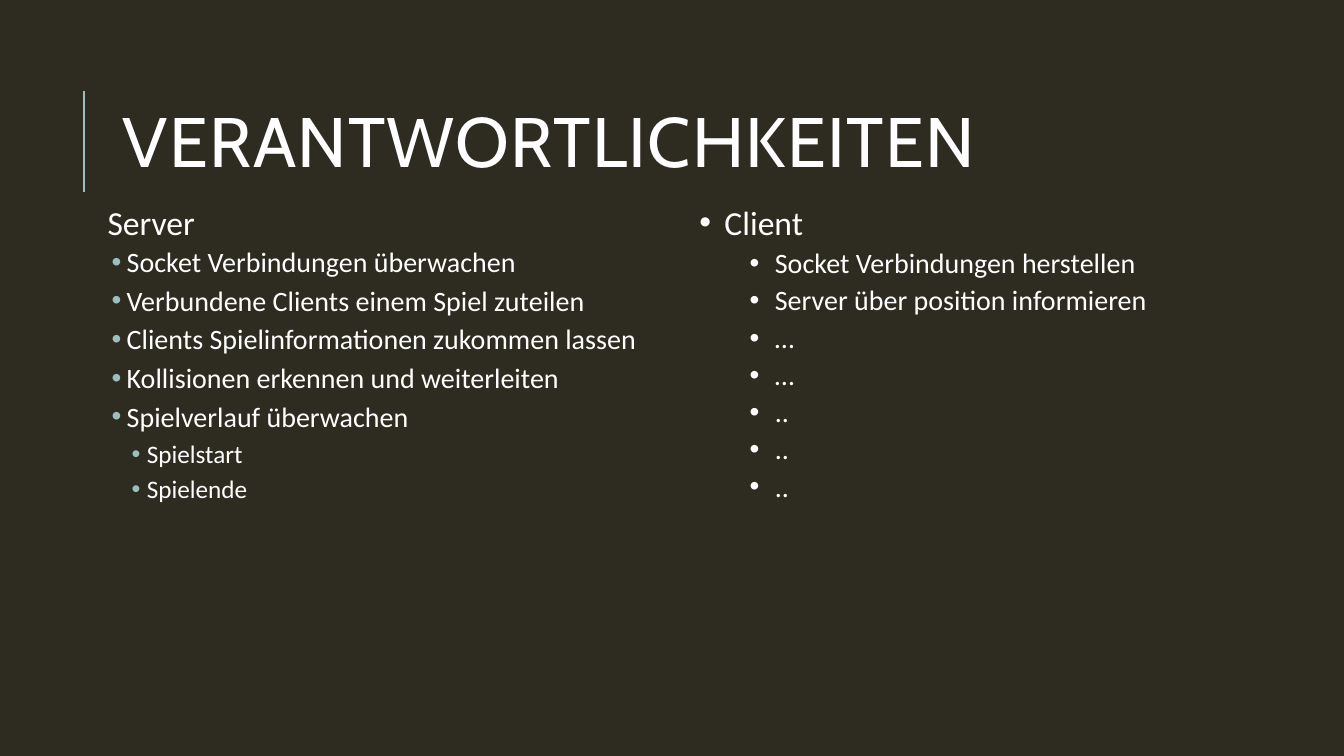
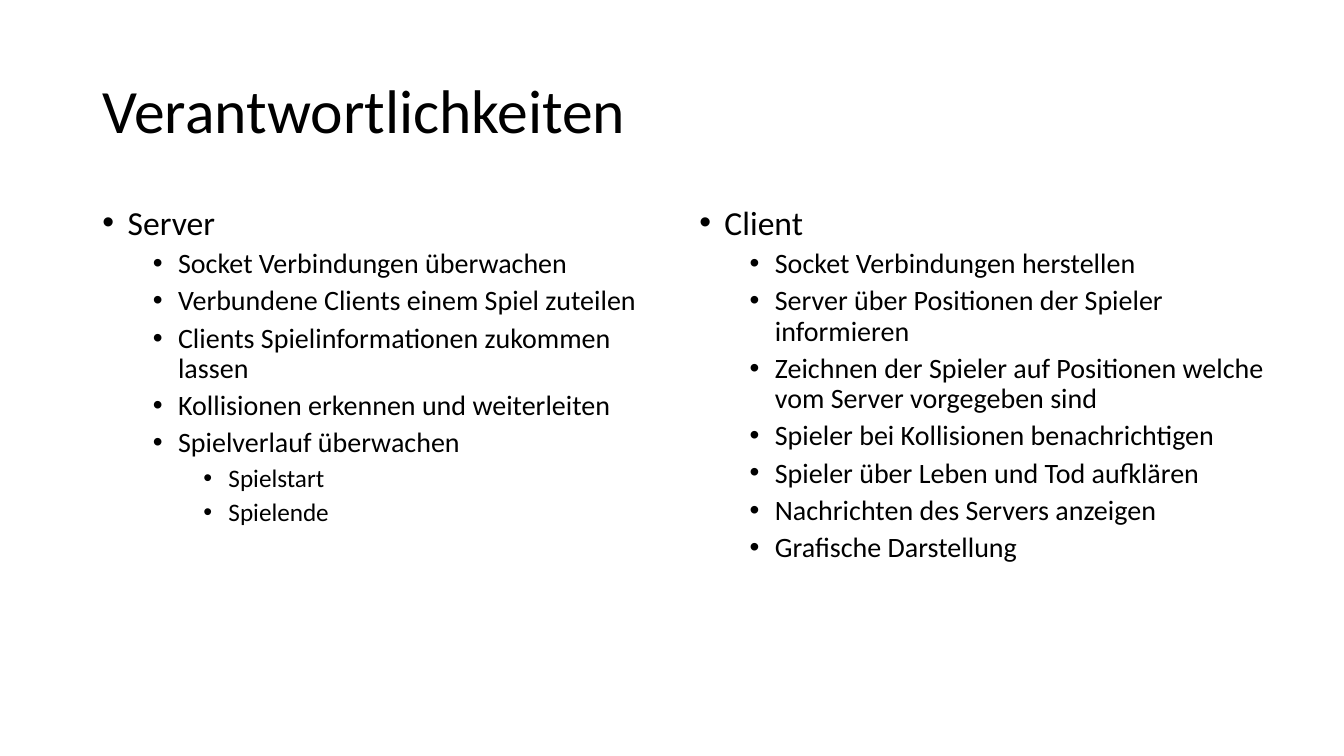
Before and after one commit to Toixinhell/Versteckies, a slide deck: slide 23 of Fangies.pptx (slide 7 before the commit). Drawn at 1344x756 pixels with LibreOffice and Linux fonts; fonts in the diff are those of the drawing. Boxes give left, top, right and bottom in pixels: in the first picture for what was removed or moved away, otherwise in the second. Text is boxed around its words. In the diff, an @@ line names an element or a change of style, - is before the commit and + after.

```diff
--- a/Fangies.pptx
+++ b/Fangies.pptx
@@ background #2E2B21 to #FFFFFF @@
@@ line removed from (84, 192) to (84, 91) @@
@@ title at <box>102,90,625,134</box>: text changed; size 50 to 44 pt; font Cabin to Calibri; text colour #FFFFFF to #000000 @@
-VERANTWORTLICHKEITEN
+Verantwortlichkeiten
@@ text "Server" at <box>128,213,635,525</box>: text colour #FFFFFF to #000000; bullet   to •; less space between paragraphs; indent changed @@
@@ text at <box>724,211,1135,278</box>: text colour #FFFFFF to #000000 in "Client", "Socket Verbindungen herstellen" @@
@@ text at <box>775,290,1264,562</box>: text changed; text colour #FFFFFF to #000000 @@
-  • Server über position informieren
-  • …
-  • …
-  • ..
-  • ..
-  • ..
+  • Server über Positionen der Spieler informieren
+  • Zeichnen der Spieler auf Positionen welche vom Server vorgegeben sind
+  • Spieler bei Kollisionen benachrichtigen
+  • Spieler über Leben und Tod aufklären
+  • Nachrichten des Servers anzeigen
+  • Grafische Darstellung
```
Also in this commit, not shown: 13 other slides changed, 19 slides added, 2 slides removed.
